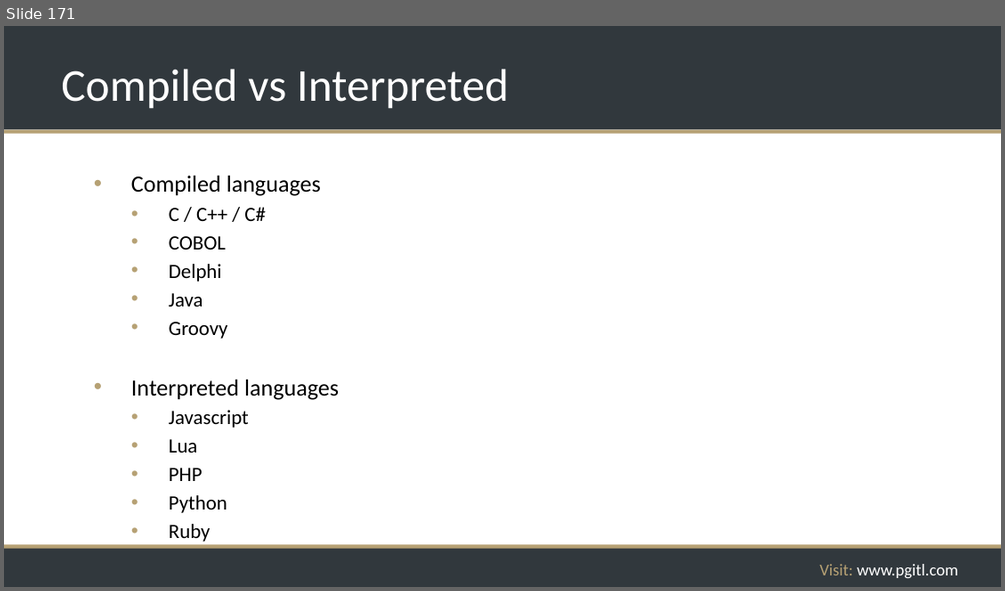
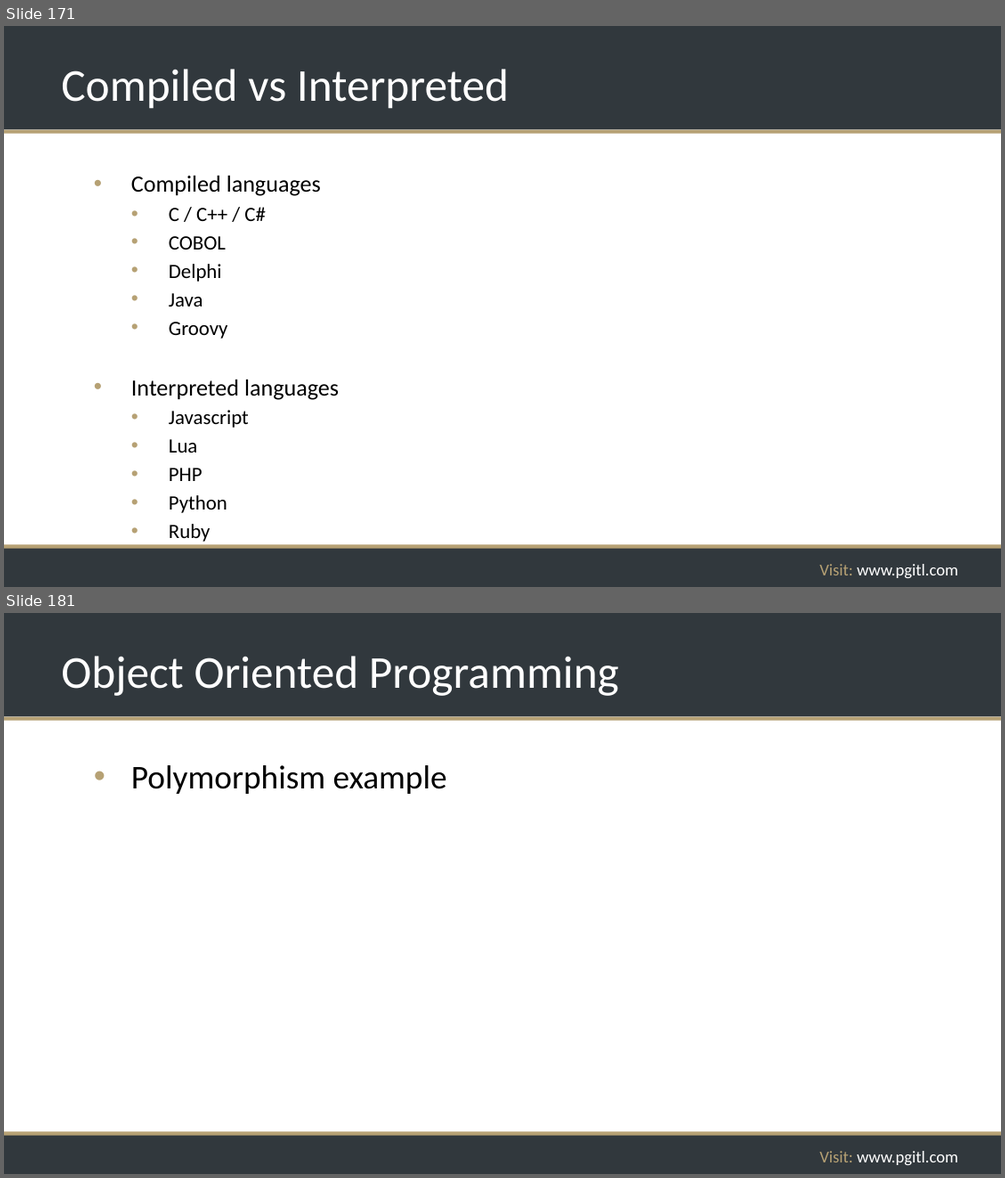
Before and after one commit to rikkouri/project-a, a slide deck: Programming Foundations.pptx. Shown one above the other, each under a label of ours: slide 171 before the commit, slides 171 and 181 after it; the slides between them are not shown. The pictures are 1005x591 and 1005x1178 pixels, drawn with LibreOffice and Linux fonts; fonts in the diff are those of the drawing; background and template pictures are left out. Boxes give left, top, right and bottom in pixels: in the first picture for what was removed or moved away, otherwise in the second. Text is boxed around its words. In the diff, an @@ line names an element or a change of style, - is before the commit and + after.

Commit message:
Numbers examples

```diff
--- a/Programming Foundations.pptx
+++ b/Programming Foundations.pptx
@@ slide 181 added at (4,613,1001,1174), background #FFFFFF; not listed: 5 template elements that a slide beside it also shows @@
@@ title added at (61,656,619,696), 44 pt, text #FFFFFF @@
+Object Oriented Programming
@@ text added at (131,765,447,794), 32 pt, text #000000 @@
+• Polymorphism example
```
Also in this commit, not shown: 2 slides changed, 8 other slides added.
